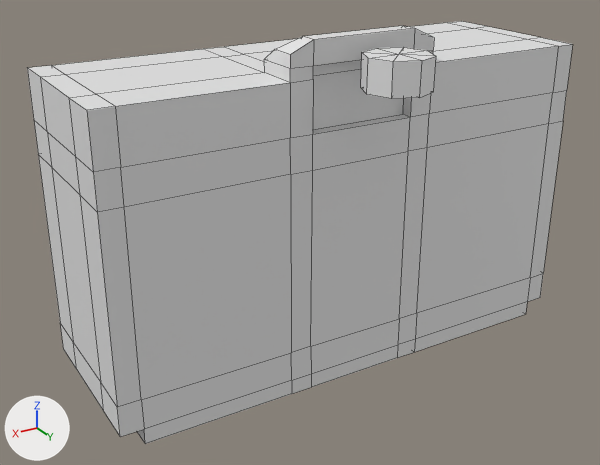
What one commit did to the Blender file 3D_Stuff/Models/1961_Canonet_Camera.blend.
Rendered twice from a 50 mm lens placed at (4.17, 6.7, 3.14), pointed at (0.33, 0.3, -0.06). Arrows for +X, +Y and +Z are at lower left; the lights stay in place. Mesh edges are drawn as thin lines.
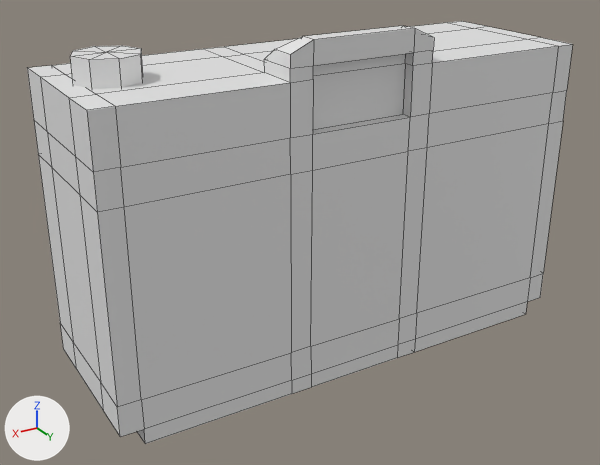
Patch to the scene script:
```diff
--- a/3D_Stuff/Models/1961_Canonet_Camera.blend.py
+++ b/3D_Stuff/Models/1961_Canonet_Camera.blend.py
@@ me_cylinder @@
 me_cylinder.from_pydata(...)  # 32 vertices, 24 faces; spans x -1.0..1.0, y -1.0..1.0, z -1.0..1.0
 # used by ob_cylinder; parent = ob_cube; location = (0.0, 1.305, 1.662); scale = (0.301, 0.301, 0.146)
+# me_cylinder part 1: the whole mesh is moved by (6.64, -4.31, 0.0)
 me_cylinder.materials.append(mat_material_001)
```

Boxes [x1, y1, x2, y2] around the edits, measured in the pictures (600 x 465 px):
'Cylinder', mesh moved: before [361, 47, 436, 99]; after [70, 46, 143, 89]
